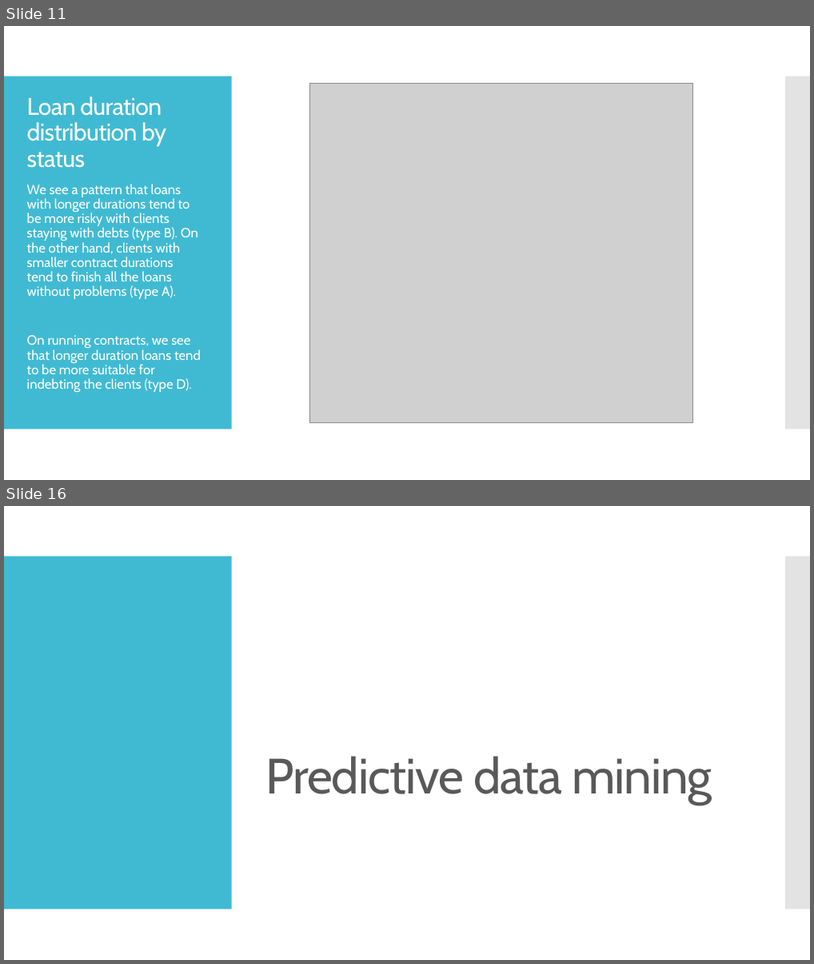
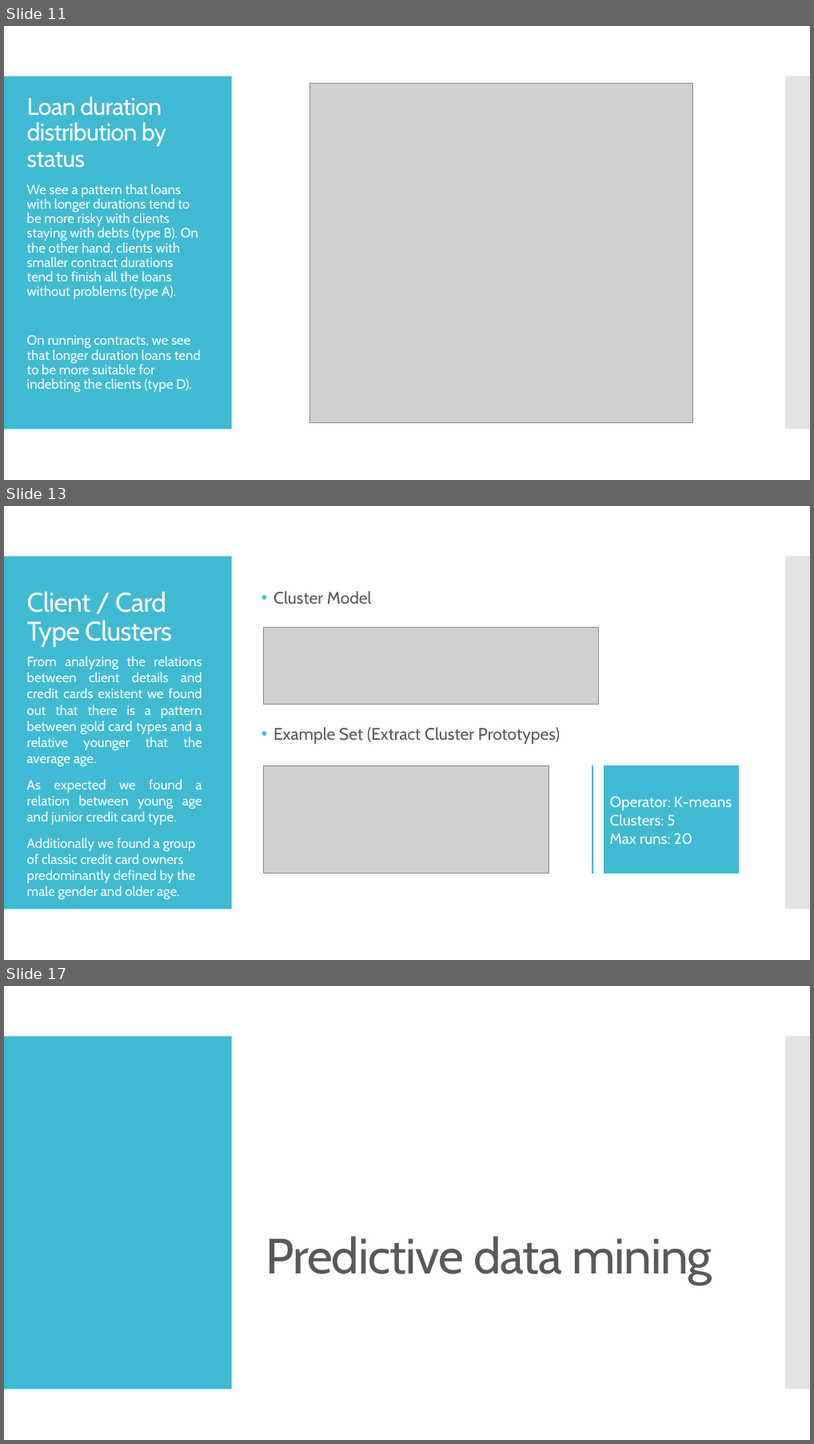
Before and after one commit to jpdias/banking-dm-case-study, a slide deck: Banking Data Mining.pptx. Shown one above the other, each under a label of ours: slides 11 and 16 before the commit, slides 11, 13 and 17 after it; the slides between them are not shown. The pictures are 814x964 and 814x1444 pixels, drawn with LibreOffice and Linux fonts; fonts in the diff are those of the drawing; grey boxes stand for pictures. Boxes give left, top, right and bottom in pixels: in the first picture for what was removed or moved away, otherwise in the second. Text is boxed around its words. In the diff, an @@ line names an element or a change of style, - is before the commit and + after.

```diff
--- a/Banking Data Mining.pptx
+++ b/Banking Data Mining.pptx
@@ slide 13 added at [4,506,810,960], background #FFFFFF; not listed: 2 template elements that a slide beside it also shows @@
@@ title added at [27,592,172,647], 32 pt, text #FFFFFF @@
+Client / Card Type Clusters
@@ text added at [274,591,372,604], 20 pt, text #595959 @@
+• Cluster Model
@@ picture added at [263,627,598,704] @@
@@ text added at [27,656,202,899], 16 pt, text #FFFFFF @@
+From analyzing the relations between client details and credit cards existent we found out that there is a pattern between gold card types and a relative younger that the average age.
+As expected we found a relation between young age and junior credit card type.
+Additionally we found a group of classic credit card owners predominantly defined by the male gender and older age.
@@ text added at [274,727,560,744], 20 pt, text #595959 @@
+• Example Set (Extract Cluster Prototypes)
@@ picture added at [263,765,549,872] @@
@@ line added from (594, 765) to (594, 874), #40BAD2 2.25 pt @@
@@ accent callout added at [604,765,739,874], fill #40BAD2, outline #2F8A9B 0.85 pt, 18 pt, text #FFFFFF @@
+Operator: K-means
+Clusters: 5
+Max runs: 20
@@ what was slide 16 is now slide 17 @@
```
Also in this commit, not shown: 3 slides changed, 5 other slides added, 3 slides removed, 16 other files.
